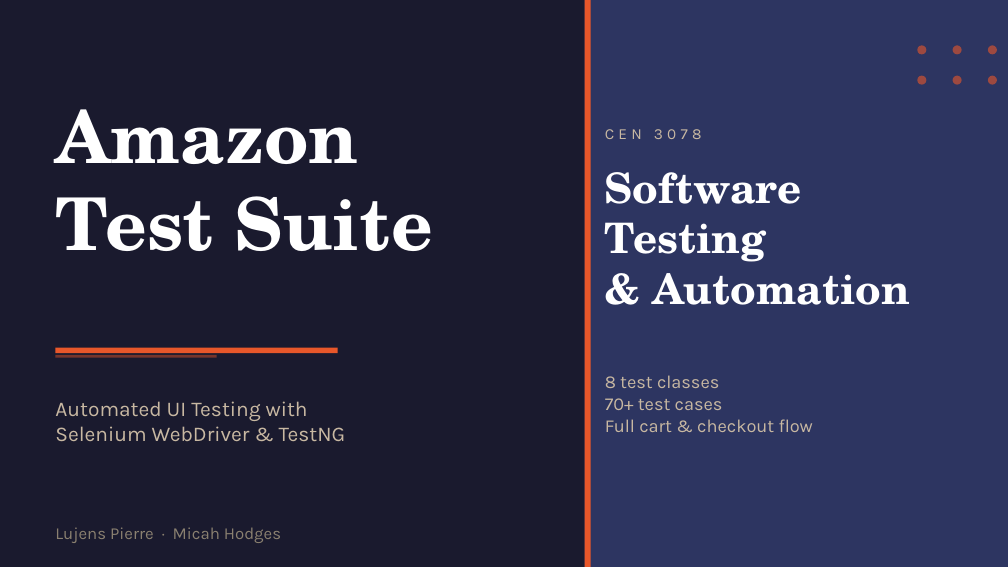
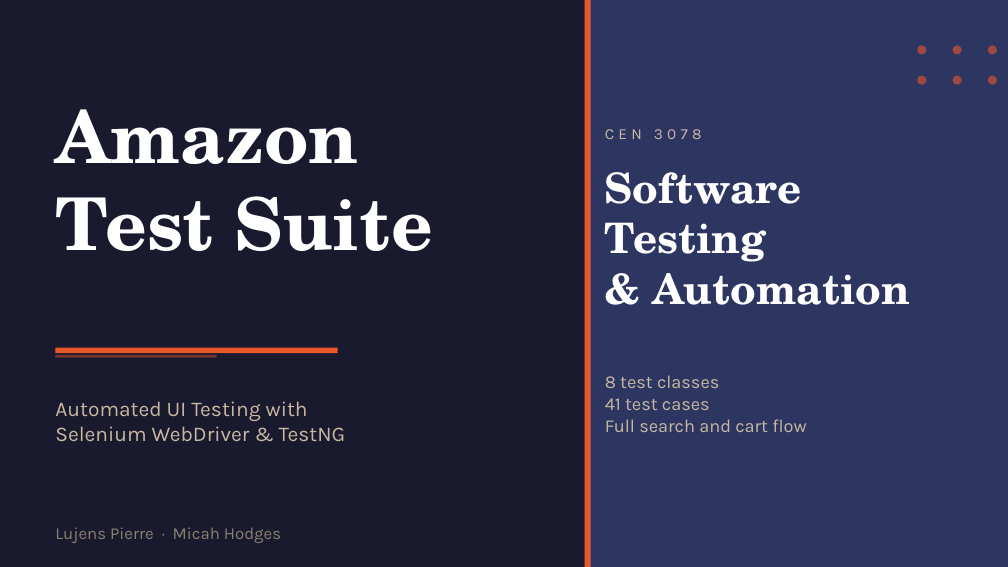
Before and after one commit to mhod9es/amazon-test-suite, a slide deck: slide 1 of AmazonTestSuite.pptx. Drawn at 1008x567 pixels with LibreOffice and Linux fonts; fonts in the diff are those of the drawing. Boxes give left, top, right and bottom in pixels: in the first picture for what was removed or moved away, otherwise in the second. Text is boxed around its words. In the diff, an @@ line names an element or a change of style, - is before the commit and + after.

```diff
--- a/AmazonTestSuite.pptx
+++ b/AmazonTestSuite.pptx
@@ text at [605, 398, 806, 432]: text changed @@
-70+ test cases
-Full cart & checkout flow
+41 test cases
+Full search and cart flow
```
Also in this commit, not shown: 1 other slide changed.
